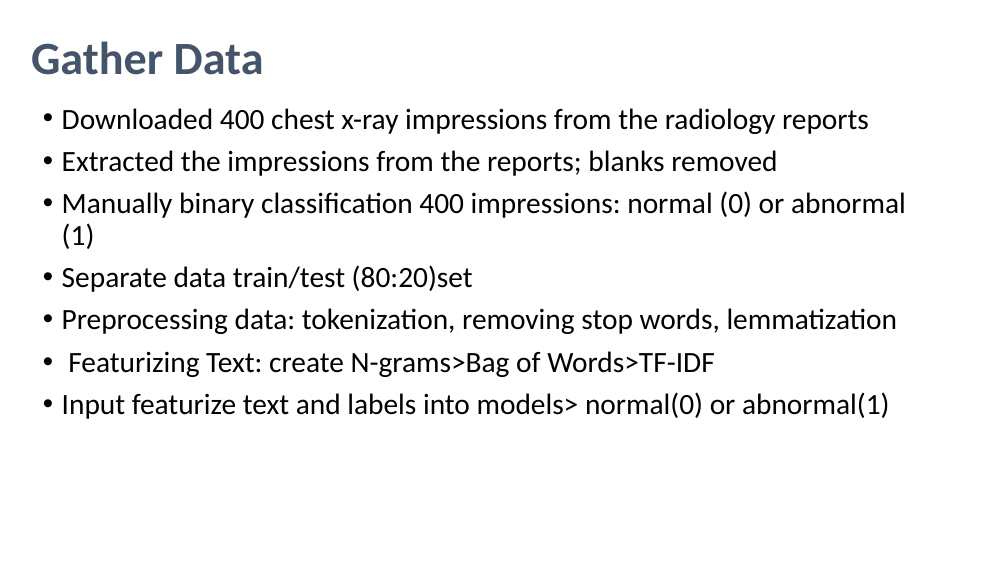
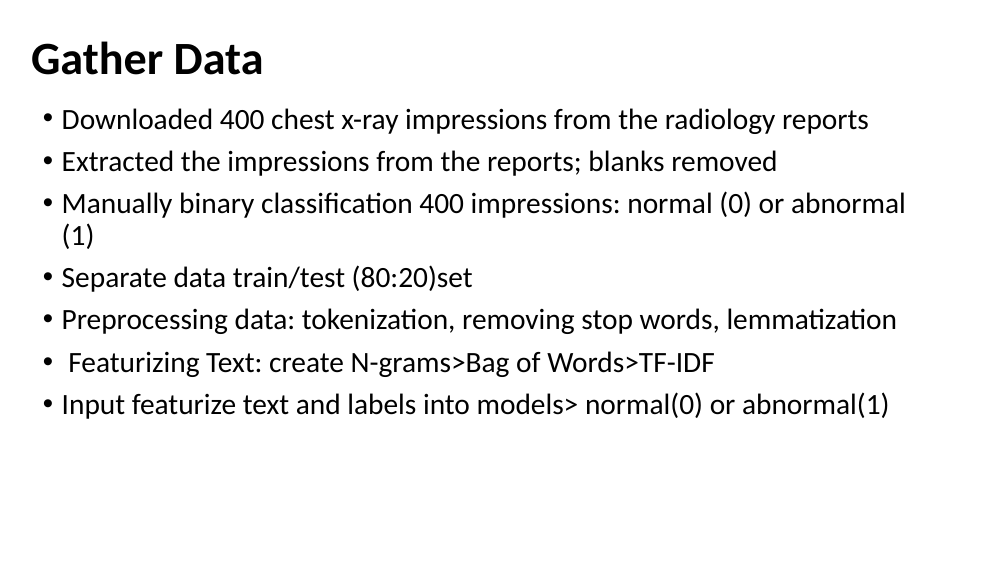
Before and after one commit to abarnett1999/AIPI-540-NLP-Team2-Project, a slide deck: slide 8 of AIPI540NLPpresentation.pptm (slide 7 before the commit). Drawn at 1008x567 pixels with LibreOffice and Linux fonts; fonts in the diff are those of the drawing. Boxes give left, top, right and bottom in pixels: in the first picture for what was removed or moved away, otherwise in the second. Text is boxed around its words. In the diff, an @@ line names an element or a change of style, - is before the commit and + after.

```diff
--- a/AIPI540NLPpresentation.pptm
+++ b/AIPI540NLPpresentation.pptm
@@ title "Gather Data" at (x1=31, y1=41, x2=264, y2=75): text colour #44546A to #000000 @@
```
Also in this commit, not shown: 5 other slides changed, 2 slides added, 1 slide removed.
